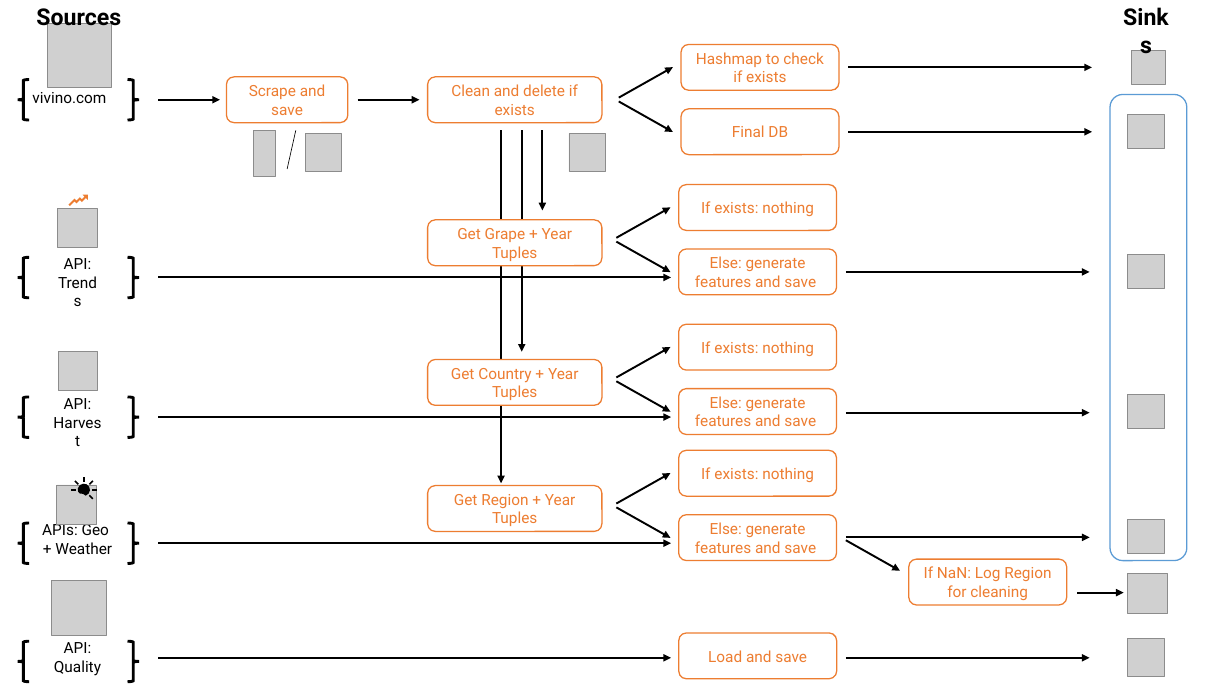
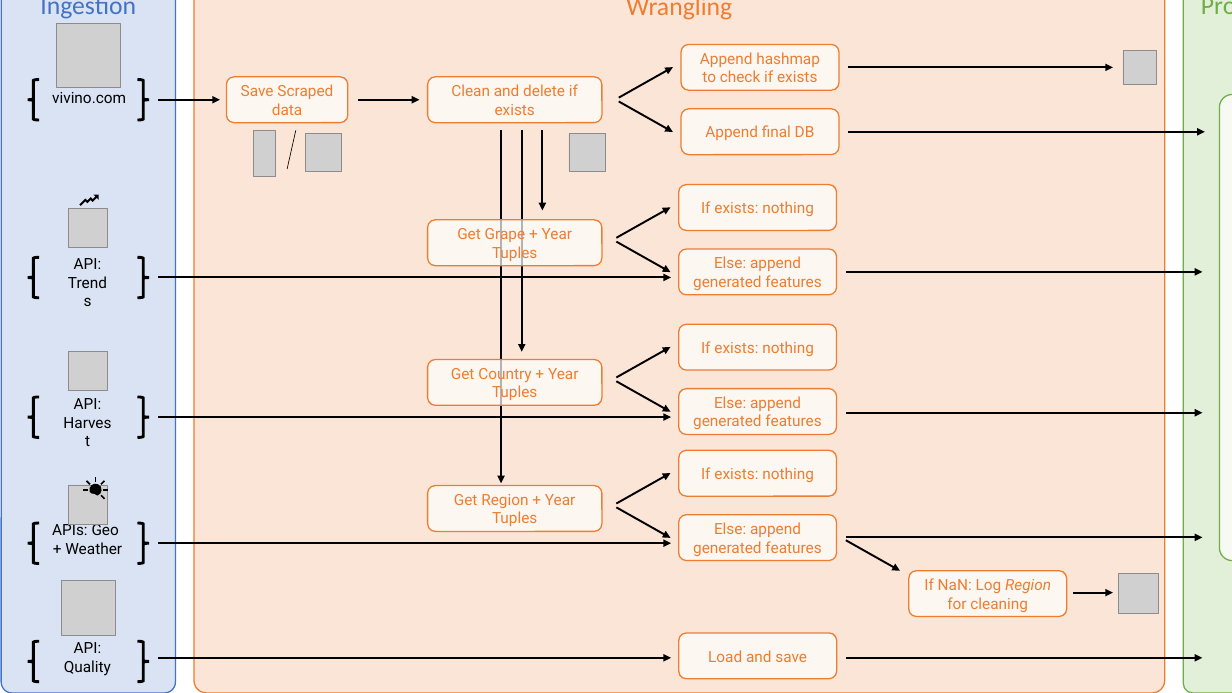
Before and after one commit to trashpanda-ai/In-Vino-Veritas, a slide deck: slide 4 of ressources/Wine.pptx. Drawn at 1232x693 pixels with LibreOffice and Linux fonts; fonts in the diff are those of the drawing; grey boxes stand for pictures; background and template pictures are left out. Boxes give left, top, right and bottom in pixels: in the first picture for what was removed or moved away, otherwise in the second. Text is boxed around its words. In the diff, an @@ line names an element or a change of style, - is before the commit and + after.

```diff
--- a/ressources/Wine.pptx
+++ b/ressources/Wine.pptx
@@ rounded rectangle added at box(1, 0, 176, 693), fill #DAE3F3, outline #4472C4 1 pt, 20 pt, text #4472C4 @@
+Ingestion
@@ rounded rectangle added at box(194, 0, 1165, 693), fill #FBE5D6, outline #ED7D31 1 pt, 20 pt, text #ED7D31 @@
+Wrangling
@@ group removed at box(36, 0, 1184, 677): 5 pictures, 2 texts @@
-Sources
-Sinks
@@ rounded rectangle added at box(1184, 0, 1232, 693), fill #E2F0D9, outline #70AD47 1 pt, 20 pt, text #70AD47 @@
+Production
@@ text in rounded rectangle at box(700, 52, 820, 82): text changed @@
-Hashmap to check if exists
+Append hashmap to check if exists
@@ picture: place and size @@
-picture at box(1132, 51, 1165, 84)
+picture at box(1123, 51, 1156, 84)
@@ text "vivino.com": place and size @@
-text "vivino.com" at box(32, 92, 106, 103)
+text "vivino.com" at box(52, 92, 126, 103)
@@ text "vivino.com" at box(52, 92, 126, 103): alignment left to centre @@
@@ fill none to #FFFFFF at 70% opacity in 11 elements at box(428, 77, 603, 123), box(678, 185, 836, 231), box(678, 324, 836, 371), box(679, 633, 837, 679), box(678, 450, 836, 496), box(681, 44, 839, 91), box(681, 109, 839, 155), box(678, 250, 836, 296), box(678, 389, 836, 435), box(678, 515, 836, 561), box(226, 77, 348, 123) @@
@@ text in rounded rectangle at box(241, 84, 333, 115): text changed @@
-Scrape and save
+Save Scraped data
@@ arrow moved from (848, 67) - (1092, 67) to (848, 67) - (1114, 67) @@
@@ rounded rectangle: place and size @@
-rounded rectangle at box(1110, 94, 1187, 561)
+rounded rectangle at box(1220, 94, 1232, 561)
@@ rounded rectangle at box(1220, 94, 1232, 561): fill none to #FFFFFF at 70% opacity; outline #5B9BD5 1 pt to #70AD47 1 pt @@
@@ text in rounded rectangle at box(705, 125, 815, 140): text changed @@
-Final DB
+Append final DB
@@ arrow moved from (848, 132) - (1092, 132) to (848, 132) - (1205, 132) @@
@@ 10 left braces, 7 freeform shapes, 5 pictures, 4 texts: place and size @@
-10 left braces, 7 freeform shapes, 5 pictures, 4 texts at box(18, 24, 139, 682)
+10 left braces, 7 freeform shapes, 5 pictures, 4 texts at box(28, 24, 149, 682)
@@ freeform shape at box(79, 195, 99, 206): fill #ED7D31 to #000000 @@
@@ text in rounded rectangle at box(693, 256, 821, 290): text changed @@
-Else: generate features and save
+Else: append generated features
@@ arrow moved from (846, 272) - (1090, 272) to (846, 272) - (1202, 272) @@
@@ text in rounded rectangle at box(693, 396, 821, 429): text changed @@
-Else: generate features and save
+Else: append generated features
@@ arrow moved from (846, 413) - (1090, 413) to (846, 413) - (1202, 413) @@
@@ freeform shape: place and size @@
-freeform shape at box(91, 489, 96, 491)
+freeform shape at box(104, 489, 108, 491)
@@ fill #FFFFFF to #FFFFFF at 70% opacity in 3 elements at box(428, 220, 603, 266), box(428, 360, 603, 406), box(428, 486, 603, 532) @@
@@ text in rounded rectangle at box(693, 522, 821, 556): text changed @@
-Else: generate features and save
+Else: append generated features
@@ arrow moved from (846, 538) - (1090, 538) to (846, 538) - (1202, 538) @@
@@ rounded rectangle "If NaN: Log Region for ...": place and size @@
-rounded rectangle "If NaN: Log Region for ..." at box(909, 559, 1067, 605)
+rounded rectangle "If NaN: Log Region for ..." at box(909, 571, 1067, 617)
@@ rounded rectangle "If NaN: Log Region for ..." at box(909, 571, 1067, 617): italic on in "Region"; fill none to #FFFFFF at 70% opacity @@
@@ arrow moved from (1078, 592) - (1124, 592) to (1073, 592) - (1114, 592) @@
@@ picture: place and size @@
-picture at box(1128, 574, 1167, 614)
+picture at box(1119, 574, 1159, 614)
@@ arrow moved from (846, 658) - (1090, 658) to (846, 658) - (1202, 658) @@
```
Also in this commit, not shown: 7 other files.
